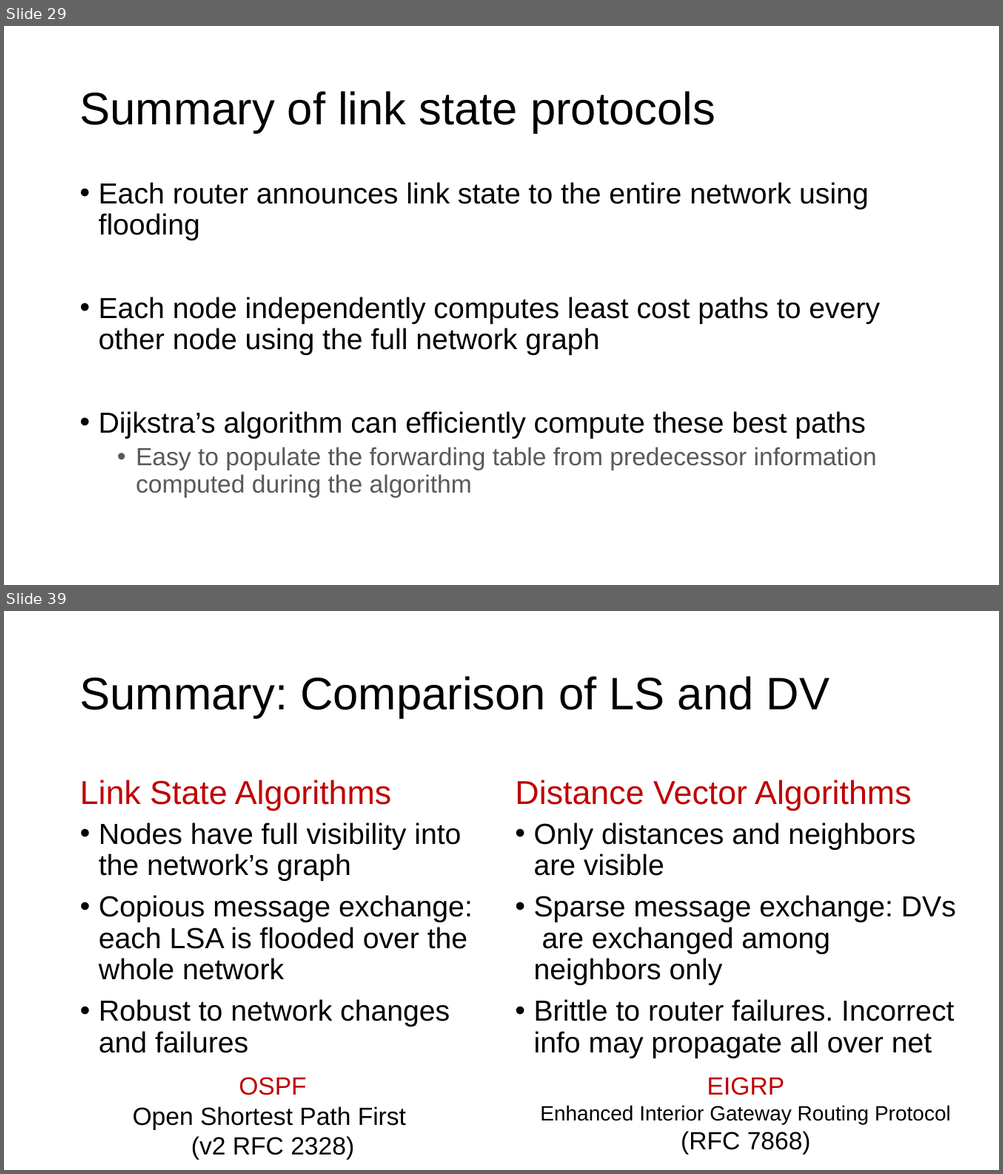
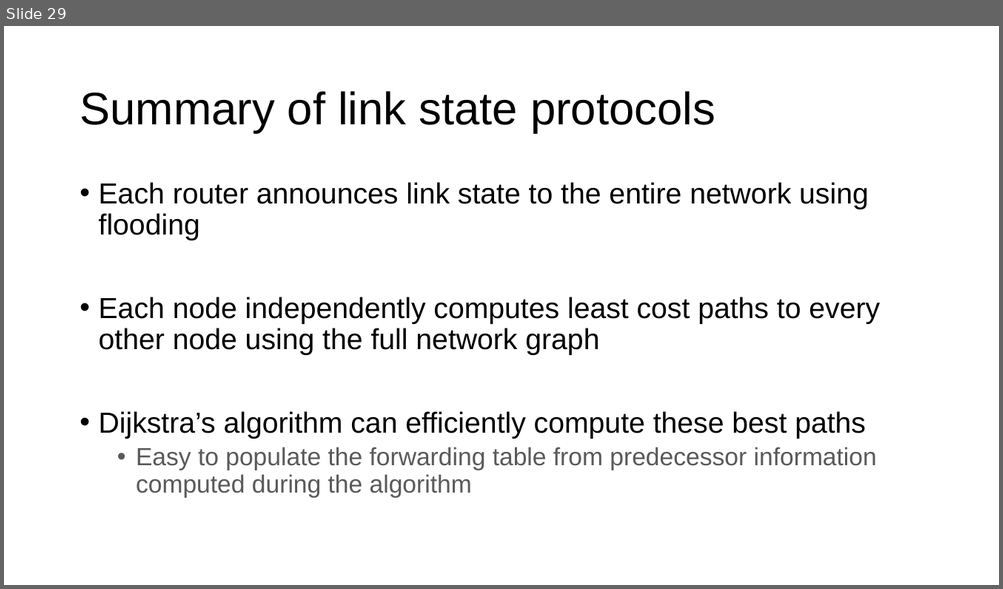
Before and after one commit to ngsrinivas/coursegen, a slide deck: ex/352-F24/staging/352-F24/lectures/23-net-debugging-routing.pptx. Shown one above the other, each under a label of ours: slides 29 and 39 before the commit, slide 29 after it; the slides between them are not shown. The pictures are 1003x1174 and 1003x589 pixels, drawn with LibreOffice and Linux fonts; fonts in the diff are those of the drawing. Boxes give left, top, right and bottom in pixels: in the first picture for what was removed or moved away, otherwise in the second. Text is boxed around its words. In the diff, an @@ line names an element or a change of style, - is before the commit and + after.

Commit message:
Add lecture 24 (routing) and clip earlier lectures

```diff
--- a/ex/352-F24/staging/352-F24/lectures/23-net-debugging-routing.pptx
+++ b/ex/352-F24/staging/352-F24/lectures/23-net-debugging-routing.pptx
@@ slide 39 removed at (4, 611, 999, 1170), background #FFFFFF @@
@@ title removed at (80, 676, 829, 718) @@
-Summary: Comparison of LS and DV
@@ text removed at (80, 780, 392, 811) @@
-Link State Algorithms
@@ text removed at (515, 780, 911, 811) @@
-Distance Vector Algorithms
@@ text removed at (99, 823, 472, 1054) @@
-• Nodes have full visibility into the network’s graph
-• Copious message exchange: each LSA is flooded over the whole network
-• Robust to network changes and failures
@@ text removed at (534, 823, 956, 1059) @@
-• Only distances and neighbors are visible
-• Sparse message exchange: DVs are exchanged among neighbors only
-• Brittle to router failures. Incorrect info may propagate all over net
@@ text removed at (133, 1077, 406, 1160) @@
-OSPF
-Open Shortest Path First
-(v2 RFC 2328)
@@ text removed at (540, 1077, 950, 1155) @@
-EIGRP
-Enhanced Interior Gateway Routing Protocol
-(RFC 7868)
```
Also in this commit, not shown: 9 other slides removed, 6 other files.
